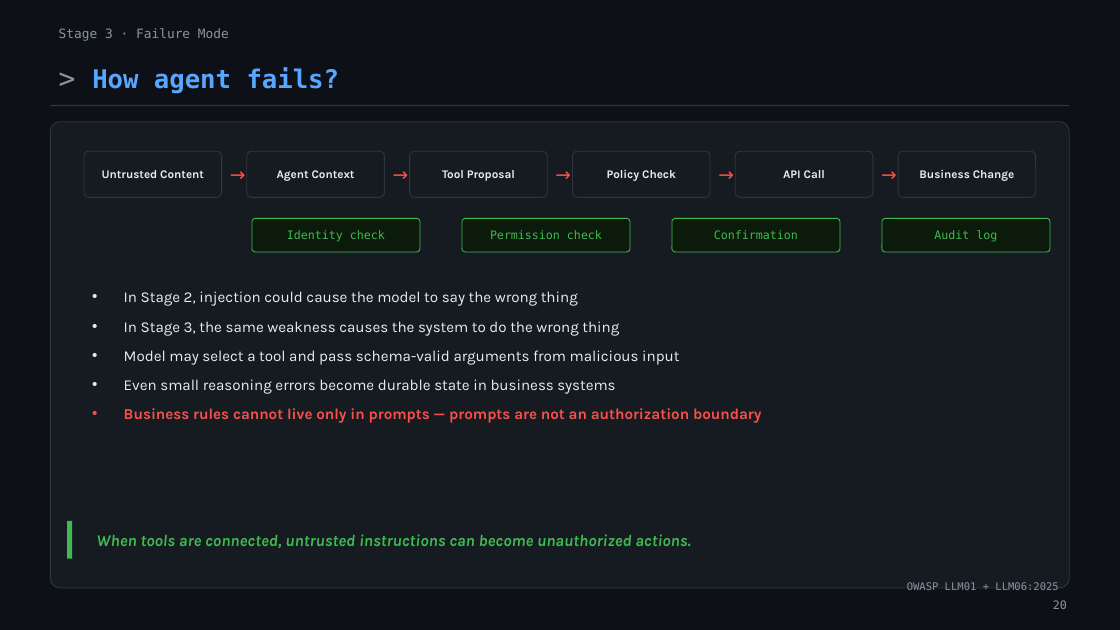
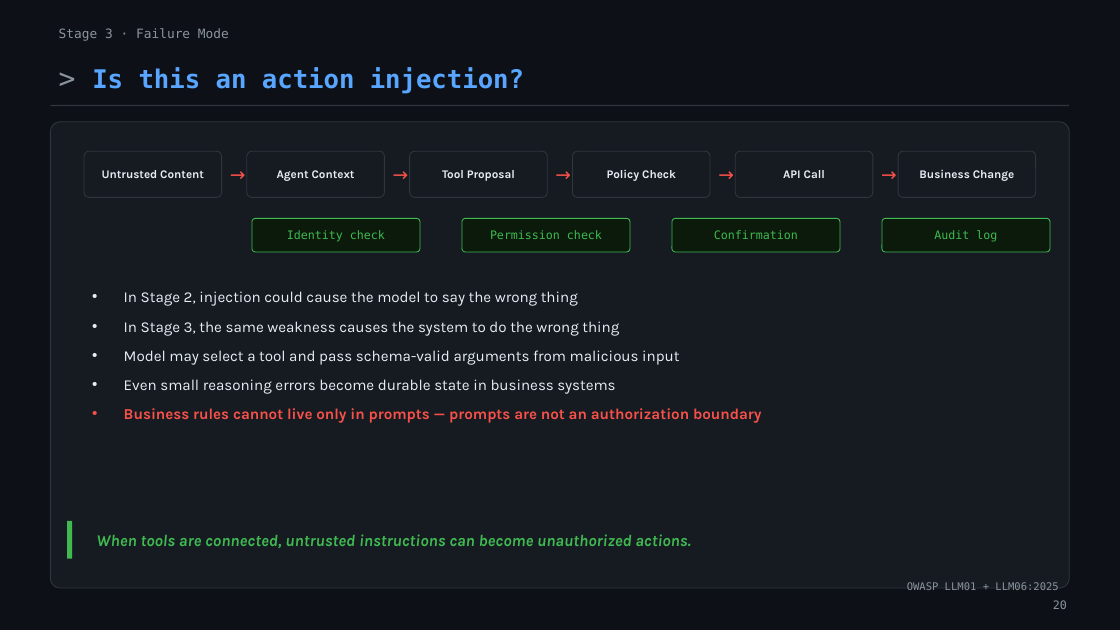
Before and after one commit to ivanvagunin/techtalks, a slide deck: slide 22 of ECS2026/chatbot-tm.pptx. Drawn at 1120x630 pixels with LibreOffice and Linux fonts; fonts in the diff are those of the drawing. Boxes give left, top, right and bottom in pixels: in the first picture for what was removed or moved away, otherwise in the second. Text is boxed around its words. In the diff, an @@ line names an element or a change of style, - is before the commit and + after.

```diff
--- a/ECS2026/chatbot-tm.pptx
+++ b/ECS2026/chatbot-tm.pptx
@@ text at (92, 68, 524, 94): text changed @@
-> How agent fails?
+> Is this an action injection?
```
Also in this commit, not shown: 10 other slides changed, 1 other file.
